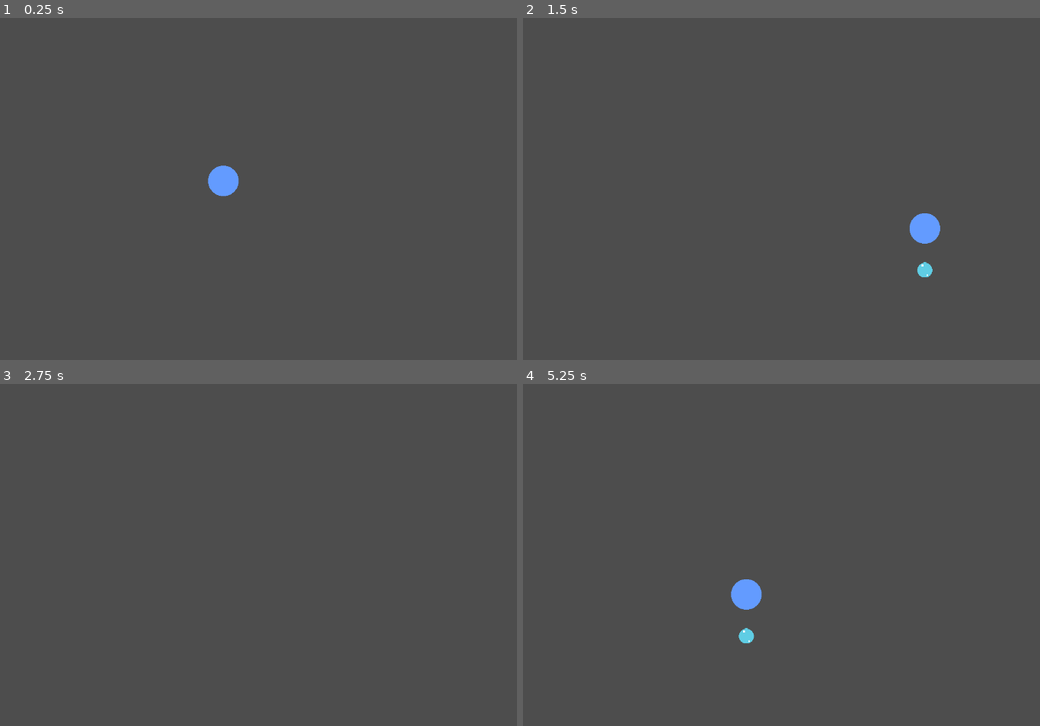
Above: before the commit, frames 1-4 (two rows, left to right).
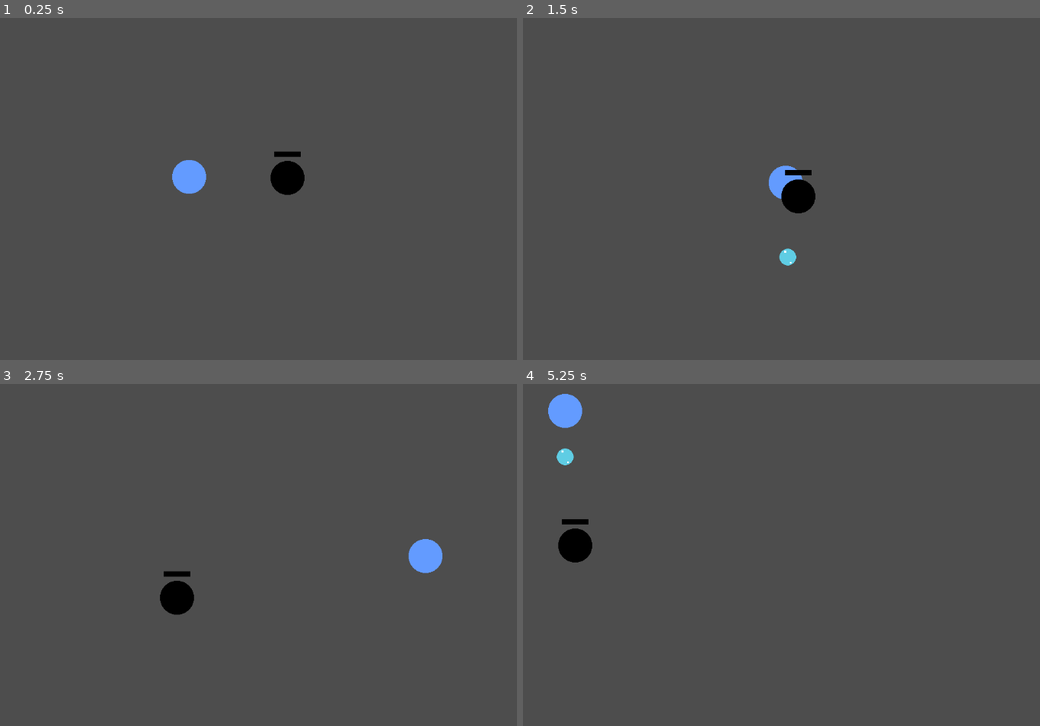
Above: after the commit, the same moments.

Repository: Fr33yr/GGJ-2025-Bolle
Game: Godot game, scene res://scenes/main.tscn
The game is run twice, just before and just after one commit, with the same random seed, the same clock (stepped at 60 frames per second) and the same inputs.
Inputs (mouse positions are in pixels of both pictures, inside the frame that each line leads up to):
- Up to frame 1 (0.25 s): no input
- Up to frame 2 (1.5 s): tap Enter at 0.5 s; move the mouse to (869, 171) at 0.52 s; hold Right (move_right) 0.53-1.28 s; click (869, 171) at 0.6 s; move the mouse to (616, 206) at 1.27 s; hold Down (move_down) from 1.28 s (still down); click (616, 206) at 1.35 s
- Up to frame 3 (2.75 s): move the mouse to (274, 479) at 2.02 s; release Down (move_down) at 2.03 s; hold Right (move_right) from 2.03 s (still down); click (274, 479) at 2.1 s
- Up to frame 4 (5.25 s): move the mouse to (703, 623) at 2.77 s; release Right (move_right) at 2.78 s; hold Up (move_up) 2.78-3.53 s; click (703, 623) at 2.85 s; move the mouse to (915, 606) at 3.52 s; hold Left (move_left) 3.53-5.03 s; click (915, 606) at 3.6 s; move the mouse to (554, 503) at 4.27 s; click (554, 503) at 4.35 s; move the mouse to (765, 555) at 5.02 s; hold Down (move_down) from 5.03 s (still down); click (765, 555) at 5.1 s

The runs differ from the first frame. In frame 1, 1.6% of the frame differs, in the area x 33-59%, y 39-53%; in frame 2, 1.6%; in frame 3, 1.1%; in frame 4, 1.8%, in the area x 4-47%, y 2-76%.

Commit message:
enemy behaviour + hpSystem

Diff:
--- a/project.godot
+++ b/project.godot
@@ -17,8 +17,8 @@
 
 [display]
 
-window/size/viewport_width=1280
-window/size/viewport_height=720
+window/size/resizable=false
+window/stretch/mode="viewport"
 
 [input]
 
--- /dev/null
+++ b/scenes/enemy.gd
@@ -0,0 +1,62 @@
+extends CharacterBody2D
+
+class_name Enemy
+
+@onready var hp_system = $HP_System
+@onready var sprite_2d = $Sprite2D
+@onready var hp_bar = $HP_Bar
+@onready var collision_shape_2d = $CollisionShape2D
+@onready var hitbox = $Area2D/Hitbox
+
+@export var speed = 300.0
+@export var patrol_path: Array[Marker2D] = []
+@export var patrol_wait_time = 1.0
+@export var damage = 1
+@export var hp_max: int = 3
+
+var current_patrol_target = 0
+var wait_timer = 0.0
+
+# Initializes the HPSystem.
+func _ready() -> void:
+	hp_system.init(hp_max)
+	hp_bar.max_value = hp_max
+	hp_bar.value = hp_max
+
+	if patrol_path.size() > 0:
+		position = patrol_path [0].position
+
+	hp_system.died.connect(on_Died)
+
+# Calls to HPSystem to apply damage.
+func apply_damage(damage: int):
+	hp_system.apply_damage(damage)
+
+
+# Disables all functions. Called from signal.
+func on_Died():
+	set_physics_process(false)
+	sprite_2d.visible = false
+	collision_shape_2d.disabled = true
+	hitbox.disabled = true
+
+func _physics_process(delta: float) -> void:
+	if patrol_path.size() > 1:
+		move_along_path(delta)
+
+func move_along_path(delta: float):
+	var target_position = patrol_path[current_patrol_target].global_position
+	var direction = (target_position - position).normalized()
+	var distance_to_target = position.distance_to(target_position)
+
+	if distance_to_target > speed * delta:
+		#TODO: Movement Animation.
+		velocity = direction * speed
+		move_and_slide()
+	else:
+		#TODO: Idle Animation.
+		position = target_position
+		wait_timer += delta
+		if wait_timer >= patrol_wait_time:
+			wait_timer = 0.0
+			current_patrol_target = (current_patrol_target + 1) % patrol_path.size()
--- /dev/null
+++ b/scenes/enemy.tscn
@@ -0,0 +1,30 @@
+[gd_scene load_steps=7 format=3 uid="uid://b08lx1offh8ek"]
+
+[ext_resource type="Script" path="res://scenes/enemy.gd" id="1_e1786"]
+[ext_resource type="Texture2D" uid="uid://ch6lhqjpbo6jk" path="res://assets/enemy.png" id="1_pq0wo"]
+[ext_resource type="PackedScene" uid="uid://lfqx1j7lpv8r" path="res://scenes/hp_system.tscn" id="3_libdg"]
+[ext_resource type="PackedScene" uid="uid://dnqf1x2qkij0j" path="res://scenes/hp_bar.tscn" id="4_wxpug"]
+
+[sub_resource type="CircleShape2D" id="CircleShape2D_7bf1x"]
+radius = 26.0192
+
+[sub_resource type="CircleShape2D" id="CircleShape2D_er8se"]
+radius = 26.0192
+
+[node name="Enemy" type="CharacterBody2D"]
+script = ExtResource("1_e1786")
+
+[node name="Sprite2D" type="Sprite2D" parent="."]
+texture = ExtResource("1_pq0wo")
+
+[node name="CollisionShape2D" type="CollisionShape2D" parent="."]
+shape = SubResource("CircleShape2D_7bf1x")
+
+[node name="Area2D" type="Area2D" parent="."]
+
+[node name="Hitbox" type="CollisionShape2D" parent="Area2D"]
+shape = SubResource("CircleShape2D_er8se")
+
+[node name="HP_System" parent="." instance=ExtResource("3_libdg")]
+
+[node name="HP_Bar" parent="." instance=ExtResource("4_wxpug")]
--- /dev/null
+++ b/scenes/hp_bar.tscn
@@ -0,0 +1,19 @@
+[gd_scene load_steps=3 format=3 uid="uid://dnqf1x2qkij0j"]
+
+[sub_resource type="StyleBoxFlat" id="StyleBoxFlat_mq1wo"]
+bg_color = Color(1, 1, 1, 1)
+
+[sub_resource type="StyleBoxFlat" id="StyleBoxFlat_3r3va"]
+bg_color = Color(0, 0, 0, 1)
+
+[node name="HP_Bar" type="ProgressBar"]
+offset_left = -25.0
+offset_top = -50.0
+offset_right = 25.0
+offset_bottom = -40.0
+theme_override_styles/background = SubResource("StyleBoxFlat_mq1wo")
+theme_override_styles/fill = SubResource("StyleBoxFlat_3r3va")
+step = 1.0
+value = 100.0
+rounded = true
+show_percentage = false
--- /dev/null
+++ b/scenes/hp_system.gd
@@ -0,0 +1,19 @@
+extends Node
+
+class_name HP_System
+
+signal died
+signal damage_taken(hp_current: int)
+
+var hp_max: int
+var hp_current :int
+
+func init(total_hp: int):
+	hp_max = total_hp
+	hp_current = total_hp
+
+func apply_damage(damage: int):
+	hp_current = hp_current - damage
+	damage_taken.emit(damage)
+	if hp_current <= 0:
+		died.emit()
--- /dev/null
+++ b/scenes/hp_system.tscn
@@ -0,0 +1,6 @@
+[gd_scene load_steps=2 format=3 uid="uid://lfqx1j7lpv8r"]
+
+[ext_resource type="Script" path="res://scenes/hp_system.gd" id="1_v36dp"]
+
+[node name="HP_System" type="Node"]
+script = ExtResource("1_v36dp")
--- a/scenes/main.tscn
+++ b/scenes/main.tscn
@@ -1,7 +1,8 @@
-[gd_scene load_steps=3 format=3 uid="uid://2fafl4vg3o0k"]
+[gd_scene load_steps=4 format=3 uid="uid://2fafl4vg3o0k"]
 
 [ext_resource type="Script" path="res://scripts/main.gd" id="1_ea06o"]
 [ext_resource type="PackedScene" uid="uid://bkomlwalru0he" path="res://scenes/player.tscn" id="1_ttw0g"]
+[ext_resource type="PackedScene" uid="uid://b08lx1offh8ek" path="res://scenes/enemy.tscn" id="3_15ct0"]
 
 [node name="Main" type="Node2D"]
 script = ExtResource("1_ea06o")
@@ -9,8 +10,29 @@
 [node name="Player" parent="." instance=ExtResource("1_ttw0g")]
 
 [node name="PlayerSpawn" type="Marker2D" parent="."]
-position = Vector2(663, 343)
 
-[node name="CanvasLayer" type="CanvasLayer" parent="."]
+[node name="EnemySpawn" type="Marker2D" parent="."]
+position = Vector2(187, 3)
+
+[node name="Camera2D" type="Camera2D" parent="."]
+position = Vector2(-532, -301)
+anchor_mode = 0
 
 [node name="BubbleContainer" type="Node" parent="."]
+
+[node name="Enemy" parent="." node_paths=PackedStringArray("patrol_path") instance=ExtResource("3_15ct0")]
+position = Vector2(186, 2)
+speed = 250.0
+patrol_path = [NodePath("../Marker2D"), NodePath("../Marker2D2"), NodePath("../Marker2D3"), NodePath("../Marker2D4")]
+
+[node name="Marker2D" type="Marker2D" parent="."]
+position = Vector2(186, 2)
+
+[node name="Marker2D2" type="Marker2D" parent="."]
+position = Vector2(-57, 114)
+
+[node name="Marker2D3" type="Marker2D" parent="."]
+position = Vector2(-259, 5)
+
+[node name="Marker2D4" type="Marker2D" parent="."]
+position = Vector2(-9, -87)
--- a/scripts/bubble.gd
+++ b/scripts/bubble.gd
@@ -10,7 +10,6 @@
 	direction = player.aim_direction
 
 func _physics_process(delta):
-	print(direction)
 	velocity = direction * speed
 	position += velocity * delta
 
--- a/scripts/main.gd
+++ b/scripts/main.gd
@@ -3,11 +3,14 @@
 @onready var player_spawn = $PlayerSpawn
 @onready var bubble_container = $BubbleContainer
 @onready var player = $Player
+@onready var enemy_spawn = $EnemySpawn
+@onready var enemy = $Enemy
 
 # Called when the node enters the scene tree for the first time.
 func _ready():
 	player.global_position = player_spawn.global_position
 	player.bubble_shot.connect(_on_player_bubble_shot)
+	enemy.global_position = enemy_spawn.global_position
 
 # Called every frame. 'delta' is the elapsed time since the previous frame.
 func _process(delta):
Binary file added: assets/enemy.png
Not shown, added: assets/enemy.png.import
